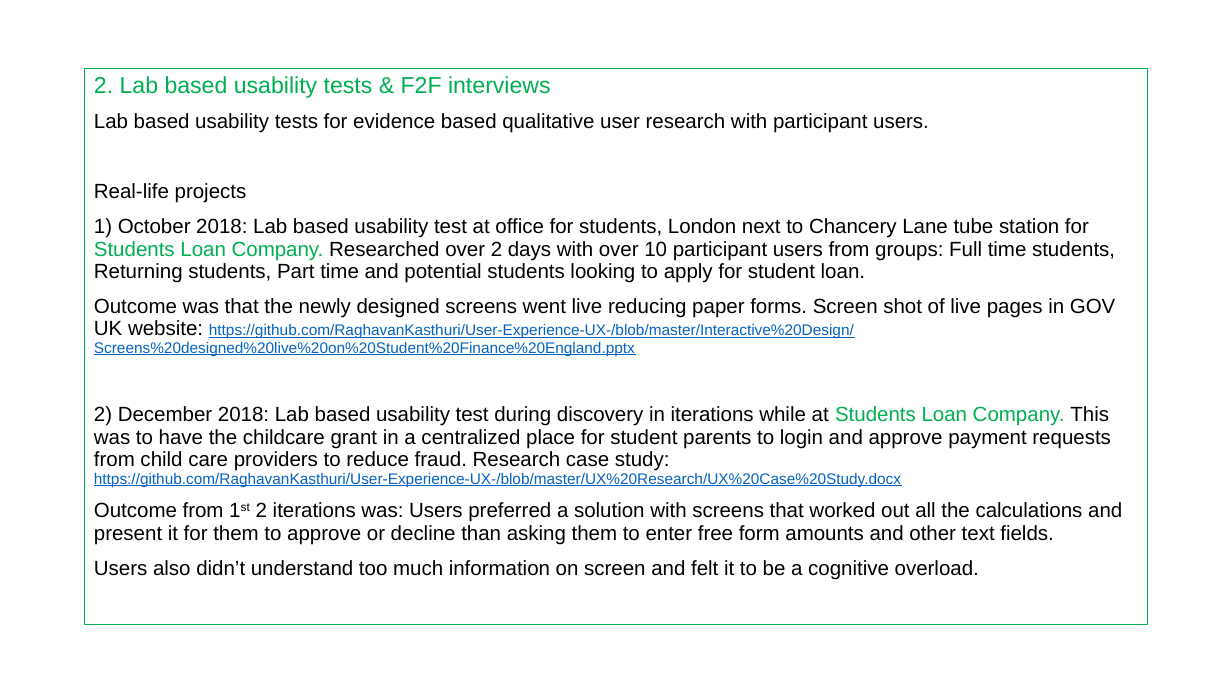
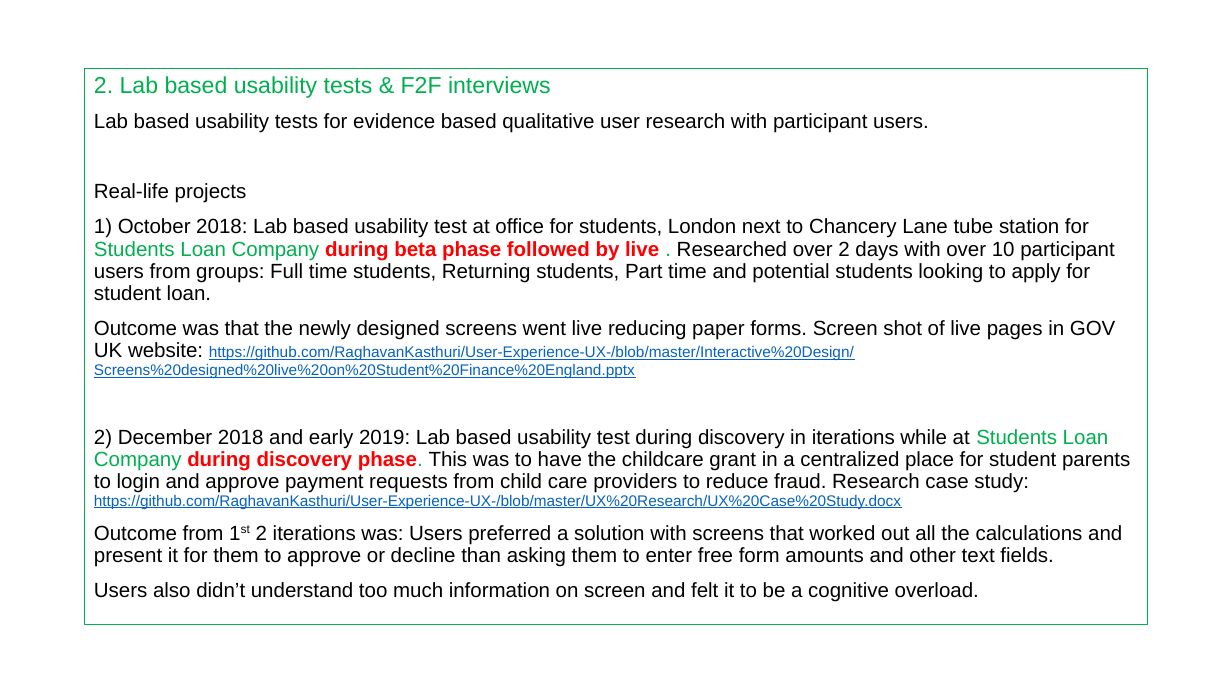
Before and after one commit to RaghavanKasthuri/User-Experience-UX-, a slide deck: slide 3 of Research Methods/User Research Methods.pptx. Drawn at 1232x693 pixels with LibreOffice and Linux fonts; fonts in the diff are those of the drawing. Boxes give left, top, right and bottom in pixels: in the first picture for what was removed or moved away, otherwise in the second. Text is boxed around its words. In the diff, an @@ line names an element or a change of style, - is before the commit and + after.

```diff
--- a/Research Methods/User Research Methods.pptx
+++ b/Research Methods/User Research Methods.pptx
@@ text at bbox=[94, 218, 1114, 301]: text changed @@
-1) October 2018: Lab based usability test at office for students, London next to Chancery Lane tube station for Students Loan Company. Researched over 2 days with over 10 participant users from groups: Full time students, Returning students, Part time and potential students looking to apply for student loan.
+1) October 2018: Lab based usability test at office for students, London next to Chancery Lane tube station for Students Loan Company during beta phase followed by live . Researched over 2 days with over 10 participant users from groups: Full time students, Returning students, Part time and potential students looking to apply for student loan.
@@ text at bbox=[94, 429, 1130, 509]: text changed @@
-2) December 2018: Lab based usability test during discovery in iterations while at Students Loan Company. This was to have the childcare grant in a centralized place for student parents to login and approve payment requests from child care providers to reduce fraud. Research case study: https://github.com/RaghavanKasthuri/User-Experience-UX-/blob/master/UX%20Research/UX%20Case%20Study.docx
+2) December 2018 and early 2019: Lab based usability test during discovery in iterations while at Students Loan Company during discovery phase. This was to have the childcare grant in a centralized place for student parents to login and approve payment requests from child care providers to reduce fraud. Research case study: https://github.com/RaghavanKasthuri/User-Experience-UX-/blob/master/UX%20Research/UX%20Case%20Study.docx
```
Also in this commit, not shown: 4 other slides changed, 1 slide added.
